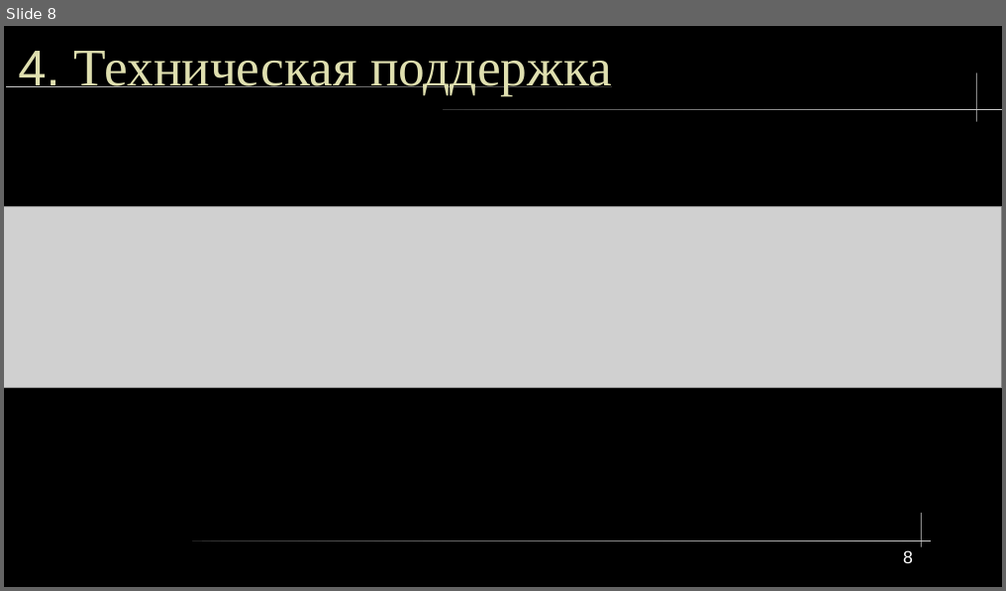
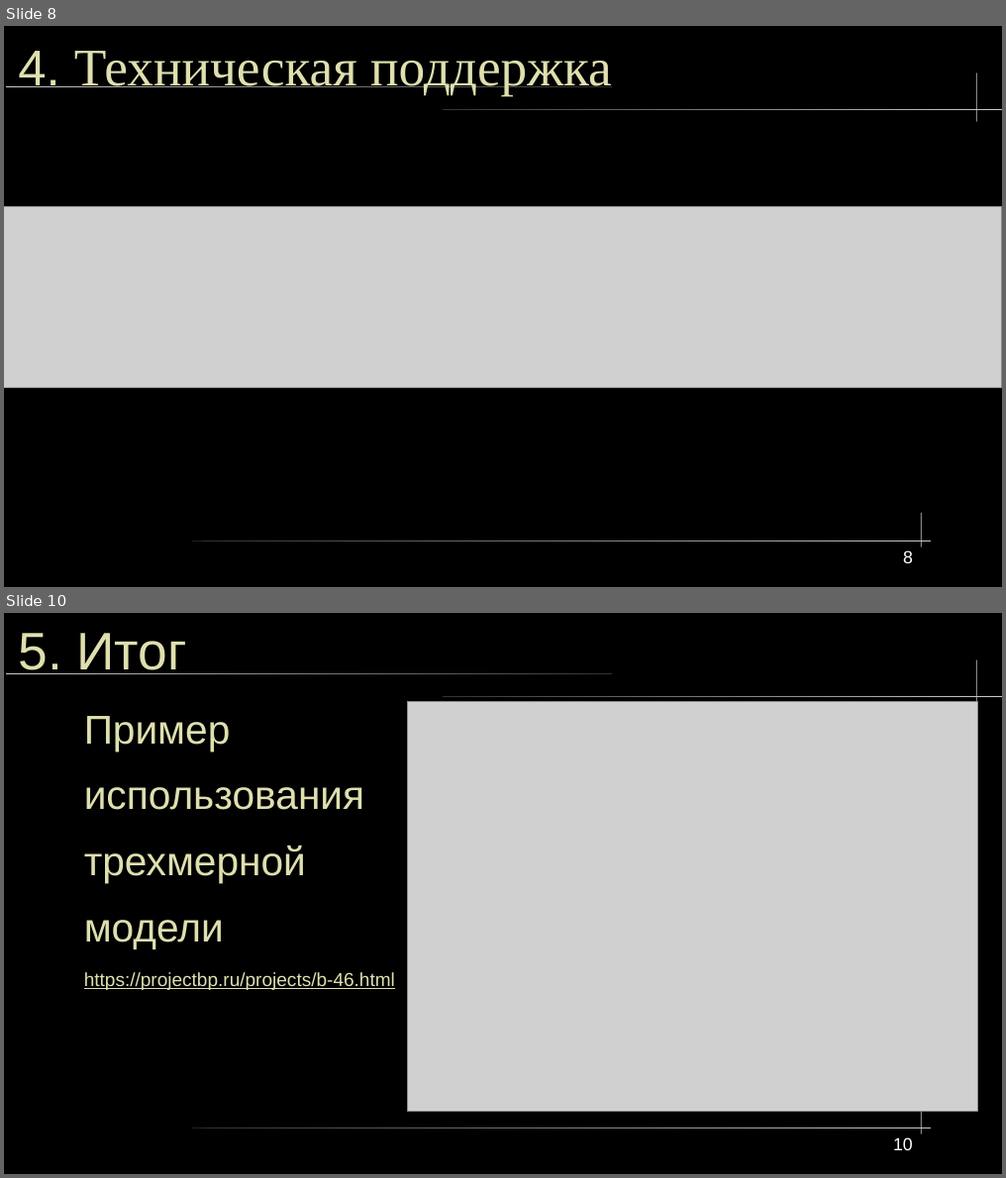
Before and after one commit to lxvevery1/LSTU_MAG, a slide deck: 5_1/BUSSINESS_IT_INFASTRUCTURE/3/ProjectOrg.odp. Shown one above the other, each under a label of ours: slide 8 before the commit, slides 8 and 10 after it; the slides between them are not shown. The pictures are 1006x591 and 1006x1178 pixels, drawn with LibreOffice and Linux fonts; fonts in the diff are those of the drawing; grey boxes stand for pictures. Boxes give left, top, right and bottom in pixels: in the first picture for what was removed or moved away, otherwise in the second. Text is boxed around its words. In the diff, an @@ line names an element or a change of style, - is before the commit and + after.

```diff
--- a/5_1/BUSSINESS_IT_INFASTRUCTURE/3/ProjectOrg.odp
+++ b/5_1/BUSSINESS_IT_INFASTRUCTURE/3/ProjectOrg.odp
@@ slide 10 added at (4,613,1002,1174), background #000000; not listed: 5 template elements that a slide beside it also shows @@
@@ title added at (18,633,187,674), 42 pt, text #DFDFAF @@
+5. Итог
@@ text added at (84,716,395,990), 15 pt, text #DFDFAF, underline @@
+Пример
+использования
+трехмерной
+модели
+https://projectbp.ru/projects/b-46.html
@@ picture added at (408,702,977,1111) @@
@@ page number added at (893,1138,913,1151), 14 pt, text #FFFFFF @@
+10
```
Also in this commit, not shown: 1 slide changed, 1 other slide added, 1 slide removed, 4 other files.
